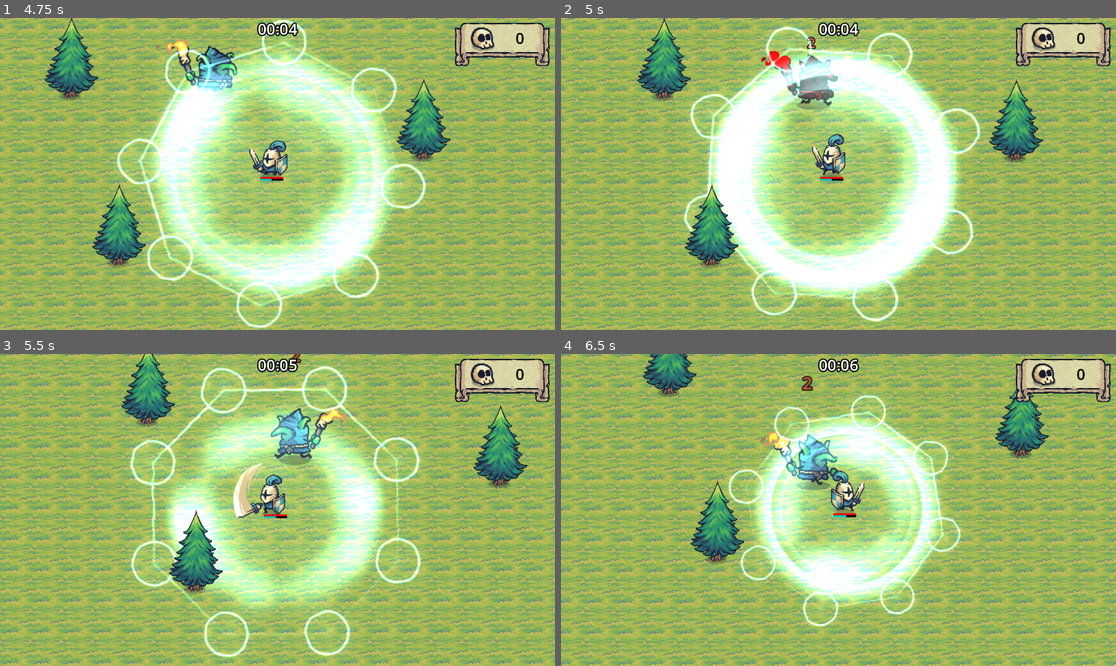
Above: before the commit, frames 1-4 (two rows, left to right).
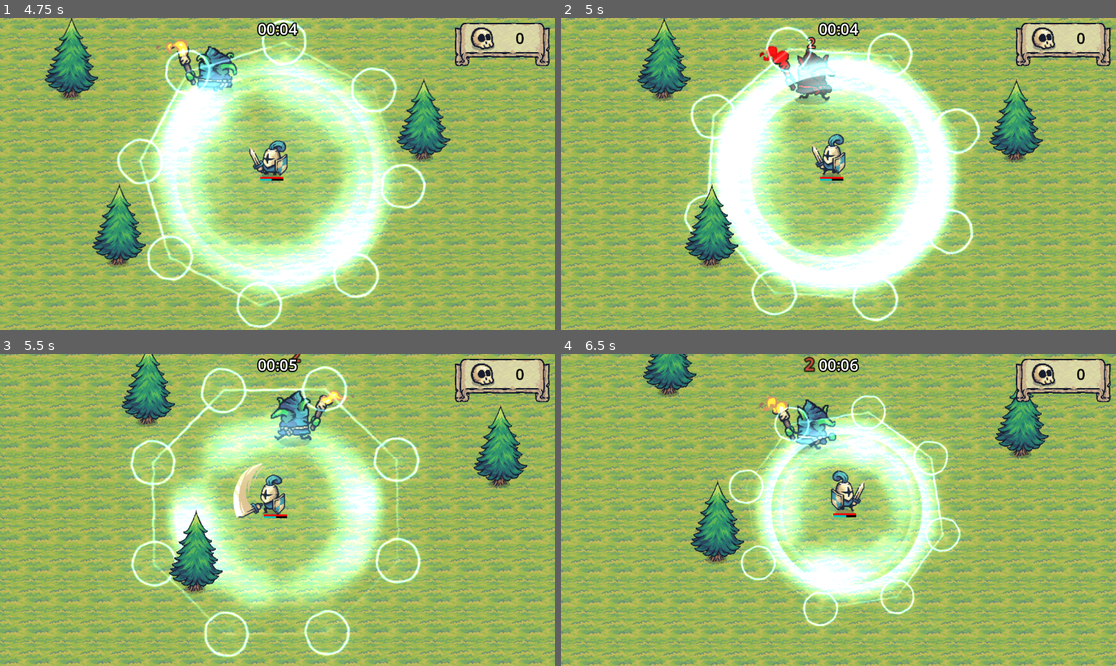
Above: after the commit, the same moments.

Repository: GracilianoOG/godot-dio-tiny-swords
Game: Godot game, scene res://main.tscn
Two runs of this game, one before a commit and one after it. Both use one fixed random seed, a clock stepped at 60 frames per second and the inputs below.
Inputs (mouse positions are in pixels of both pictures, inside the frame that each line leads up to):
- Up to frame 1 (4.75 s): move the mouse to (399, 158) at 0.52 s; hold D (move_right) 0.53-1.28 s; click (399, 158) at 0.6 s; move the mouse to (166, 189) at 1.27 s; hold S (move_down) 1.28-2.03 s; tap F (special) at 1.35, 2.85, 4.35 s; move the mouse to (333, 105) at 2.02 s; hold D (move_right) 2.03-2.78 s; click (333, 105) at 2.1 s; move the mouse to (249, 236) at 2.77 s; hold W (move_up) 2.78-3.53 s; move the mouse to (444, 220) at 3.52 s; hold A (move_left) from 3.53 s (still down); click (444, 220) at 3.6 s; move the mouse to (111, 127) at 4.27 s
- Up to frame 2 (5 s): keep holding A (move_left)
- Up to frame 3 (5.5 s): move the mouse to (305, 510) at 5.02 s; release A (move_left) at 5.03 s; hold S (move_down) from 5.03 s (still down); click (305, 510) at 5.1 s
- Up to frame 4 (6.5 s): move the mouse to (755, 432) at 5.77 s; release S (move_down) at 5.78 s; hold D (move_right) from 5.78 s (still down); tap F (special) at 5.85 s

Frame 1 is identical in both runs. In frame 2, 1.0% of the frame differs, in the area x 35-50%, y 8-30%; in frame 3, 1.8%; in frame 4, 2.4%, in the area x 35-50%, y 0-44%.

Commit message:
Decrease enemy speed if hit

Diff:
--- a/enemies/enemy.gd
+++ b/enemies/enemy.gd
@@ -16,14 +16,33 @@
 var damage_digit_prefab: PackedScene
 
 @onready var damage_digit_marker = $DamageDigitMarker
+@onready var follow_player = $FollowPlayer
+@onready var MAX_SPEED = follow_player.speed
 
 
 func _ready():
 	damage_digit_prefab = preload("res://misc/damage_digit.tscn")
 
 
+func _process(_delta):
+	reduce_speed_on_hit()
+
+
+func reduce_speed_on_hit():
+	var current_speed = follow_player.speed
+
+	if current_speed < MAX_SPEED:
+		current_speed += 0.02
+
+		if current_speed > MAX_SPEED:
+			current_speed = MAX_SPEED
+
+	follow_player.speed = current_speed
+
+
 func damage(amount: int):
 	health -= amount
+	follow_player.speed *= 0.2
 
 	# Blink effect
 	modulate = Color.RED
